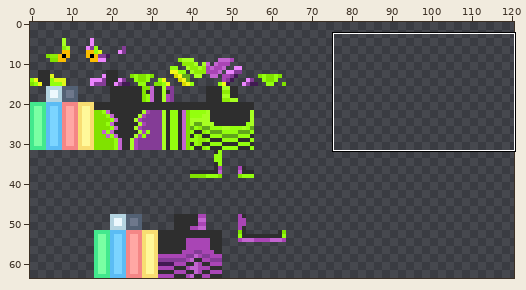
Edited in one commit: sprite sheet (src/main/resources/assets/kamenridercraft/textures/armor/loq.png). The picture above shows the old version from afar; the outline marks the close-up.
Close-up. As it was:
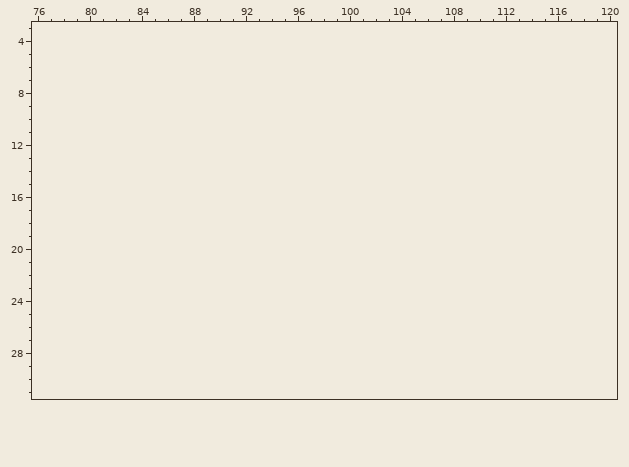
The file is 64x64 pixels. Colours within 5 levels of each other are drawn and written as one. Shown: x 76..120, y 3..31. The old version is drawn lined up with the new one, on the new canvas. The wide view leaves out empty margins. The commit also changed other parts of the picture, which this record leaves out.
After:
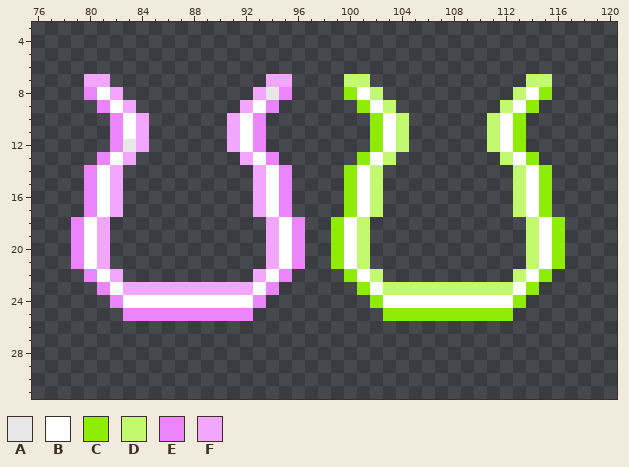
Palette (. is transparent): A #e7e7e7  B #ffffff  C #8eec06  D #c2f96e  E #ec84fe  F #f2a6ff
The exact change:
canvas 64x64 -> 128x64
Colour A is added in row 8 at x 94; in row 12 at x 83.
Colour B is added in row 8 at x 81, 101 and 114; in row 9 at x 82, 93, 102 and 113; in rows 10 to 11 at x 83, 92, 103 and 112; in row 12 at x 92, 103 and 112; in row 13 at x 82, 93, 102 and 113; in rows 14 to 17 at x 81, 94, 101 and 114.
Colour B is added in rows 18 to 21 at x 80, 95, 100 and 115; in row 22 at x 81, 94, 101 and 114; in row 23 at x 82, 93, 102 and 113; in row 24 at x 83 to 92 and 103 to 112.
Colour C is added in row 8 at x 100 and 115; in row 9 at x 101 and 114; in rows 10 to 12 at x 102 and 113; in row 13 at x 101 and 114; in rows 14 to 17 at x 100 and 115; in rows 18 to 21 at x 99 and 116.
Colour C is added in row 22 at x 100 and 115; in row 23 at x 101 and 114; in row 24 at x 102 and 113; in row 25 at x 103 to 112.
Colour D is added in row 7 at x 100 to 101 and 114 to 115; in row 8 at x 102 and 113; in row 9 at x 103 and 112; in rows 10 to 12 at x 104 and 111; in row 13 at x 103 and 112; in rows 14 to 17 at x 102 and 113.
Colour D is added in rows 18 to 21 at x 101 and 114; in row 22 at x 102 and 113; in row 23 at x 103 to 112.
Colour E is added in row 8 at x 80 and 95; in row 9 at x 81 and 94; in rows 10 to 12 at x 82 and 93; in row 13 at x 81 and 94; in rows 14 to 17 at x 80 and 95; in rows 18 to 21 at x 79 and 96.
Colour E is added in row 22 at x 80 and 95; in row 23 at x 81 and 94; in row 24 at x 82 and 93; in row 25 at x 83 to 92.
Colour F is added in row 7 at x 80 to 81 and 94 to 95; in row 8 at x 82 and 93; in row 9 at x 83 and 92; in rows 10 to 12 at x 84 and 91; in row 13 at x 83 and 92; in rows 14 to 17 at x 82 and 93.
Colour F is added in rows 18 to 21 at x 81 and 94; in row 22 at x 82 and 93; in row 23 at x 83 to 92.
Where, in picture pixels (left, top, right, bottom), the same in both close-ups:
added: (71, 74, 565, 321)
